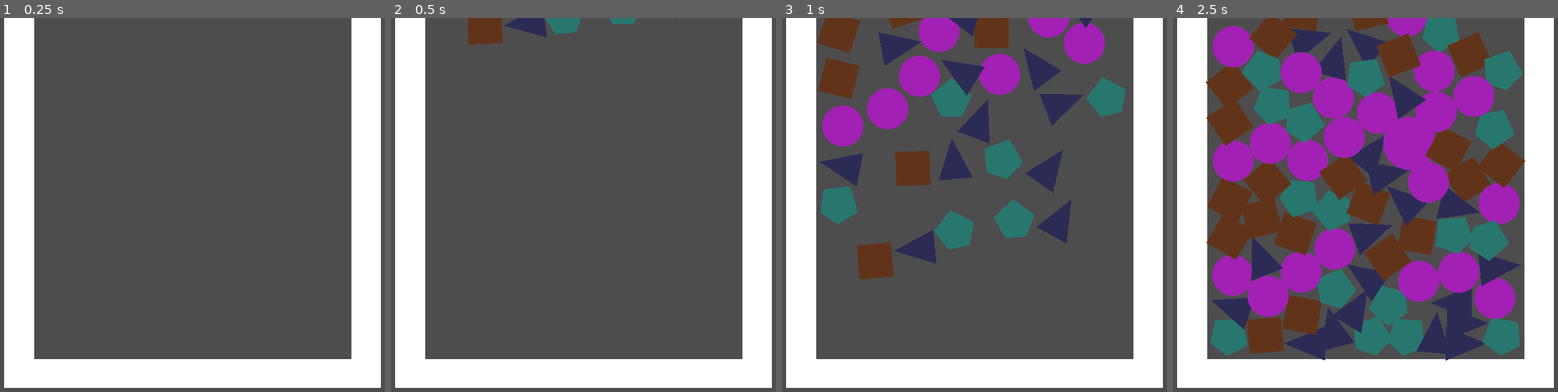
Above: before the commit, frames 1-4 (left to right).
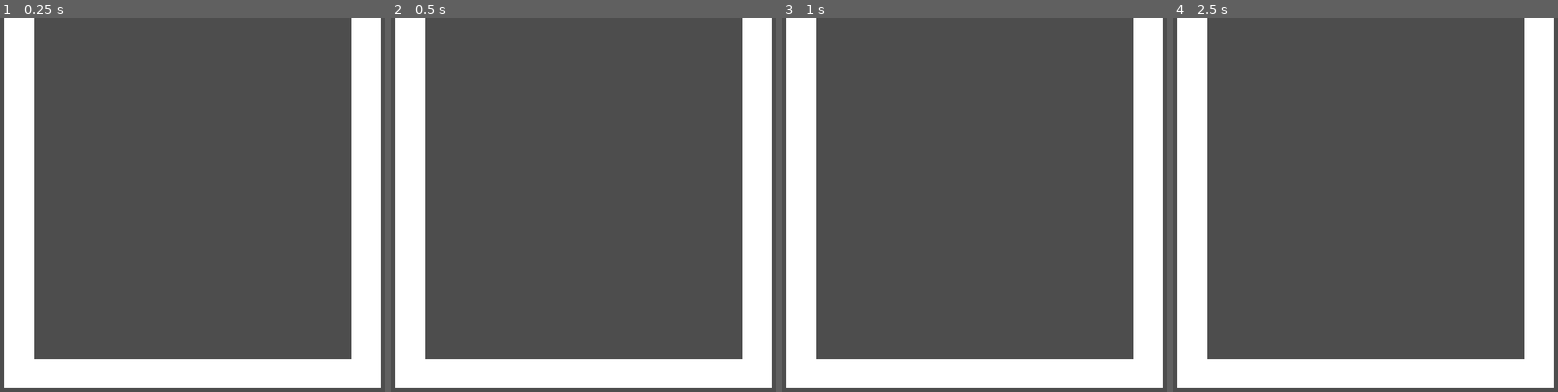
Above: after the commit, the same moments.

Repository: G-U-T-S/theana_jam
Game: Godot game, scene res://Scenes/main.tscn
The game is run twice, just before and just after one commit, with the same random seed, the same clock (stepped at 60 frames per second) and the same inputs.
Inputs (mouse positions are in pixels of both pictures, inside the frame that each line leads up to):
- Up to frame 1 (0.25 s): no input
- Up to frame 2 (0.5 s): no input
- Up to frame 3 (1 s): move the mouse to (1093, 201) at 0.52 s; press the mouse at (1093, 201) at 0.53 s
- Up to frame 4 (2.5 s): move the mouse to (1257, 242) at 1.27 s; release the mouse at (1257, 242) at 1.28 s; click (1257, 242) at 1.35 s; move the mouse to (1419, 133) at 2.02 s; press the mouse at (1419, 133) at 2.03 s

Frame 1 is identical in both runs. In frame 2, 1.4% of the frame differs, in the area x 15-75%, y 0-8%; in frame 3, 19%; in frame 4, 56%, in the area x 8-92%, y 0-92%.

Commit message:
atualização gráfica
adicionei novas texturas às shapes

Diff:
--- a/Scenes/circle_shape.tscn
+++ b/Scenes/circle_shape.tscn
@@ -1,24 +1,23 @@
 [gd_scene load_steps=4 format=3 uid="uid://dpr0xh6sbfkuh"]
 
 [ext_resource type="Script" path="res://Scripts/circle_shape.gd" id="1_0hsxx"]
-
-[sub_resource type="SphereMesh" id="SphereMesh_awgk8"]
-radius = 30.0
-height = 60.0
+[ext_resource type="Texture2D" uid="uid://dmmeser0eprlx" path="res://shape_atlas.svg" id="2_4xlrg"]
 
 [sub_resource type="CircleShape2D" id="CircleShape2D_4w11q"]
 radius = 30.0167
 
 [node name="circle_shape" type="RigidBody2D" node_paths=PackedStringArray("texture")]
-modulate = Color(0.6356, 0.128072, 0.704168, 1)
 collision_layer = 2
 collision_mask = 3
 script = ExtResource("1_0hsxx")
 type = "circle"
-texture = NodePath("mesh")
+texture = NodePath("sprite")
 
-[node name="mesh" type="MeshInstance2D" parent="."]
-mesh = SubResource("SphereMesh_awgk8")
+[node name="sprite" type="Sprite2D" parent="."]
+scale = Vector2(0.6, 0.6)
+texture = ExtResource("2_4xlrg")
+region_enabled = true
+region_rect = Rect2(25, 33, 101, 96)
 
 [node name="collision" type="CollisionShape2D" parent="."]
 shape = SubResource("CircleShape2D_4w11q")
--- a/Scenes/pentagon_shape.tscn
+++ b/Scenes/pentagon_shape.tscn
@@ -1,21 +1,24 @@
-[gd_scene load_steps=3 format=3 uid="uid://05g5im37gchh"]
+[gd_scene load_steps=4 format=3 uid="uid://05g5im37gchh"]
 
 [ext_resource type="Script" path="res://Scripts/pentagon_shape.gd" id="1_umoc4"]
+[ext_resource type="Texture2D" uid="uid://dmmeser0eprlx" path="res://shape_atlas.svg" id="2_aqroq"]
 
 [sub_resource type="CircleShape2D" id="CircleShape2D_2t8gb"]
 radius = 26.0
 
 [node name="pentagon_shape" type="RigidBody2D" node_paths=PackedStringArray("texture")]
-modulate = Color(0.158137, 0.466152, 0.431672, 1)
 collision_layer = 2
 collision_mask = 3
 script = ExtResource("1_umoc4")
 type = "pentagon"
-texture = NodePath("polygon")
+texture = NodePath("sprite")
 
-[node name="polygon" type="Polygon2D" parent="."]
+[node name="sprite" type="Sprite2D" parent="."]
 position = Vector2(0, -2)
-polygon = PackedVector2Array(0, -28, -30, -3, -15, 28, 16, 28, 30, -3)
+scale = Vector2(0.6, 0.6)
+texture = ExtResource("2_aqroq")
+region_enabled = true
+region_rect = Rect2(380, 31, 96, 92)
 
 [node name="CollisionPolygon2D" type="CollisionShape2D" parent="."]
 position = Vector2(0, 1)
--- a/Scenes/square_shape.tscn
+++ b/Scenes/square_shape.tscn
@@ -1,23 +1,23 @@
 [gd_scene load_steps=4 format=3 uid="uid://bbu8qewk1hprq"]
 
 [ext_resource type="Script" path="res://Scripts/square.gd" id="1_vcdq5"]
-
-[sub_resource type="QuadMesh" id="QuadMesh_sxf76"]
-size = Vector2(50, 50)
+[ext_resource type="Texture2D" uid="uid://dmmeser0eprlx" path="res://shape_atlas.svg" id="2_0alla"]
 
 [sub_resource type="CircleShape2D" id="CircleShape2D_a0cnj"]
 radius = 27.0185
 
 [node name="square_shape" type="RigidBody2D" node_paths=PackedStringArray("texture")]
-modulate = Color(0.382046, 0.202682, 0.102359, 1)
 collision_layer = 2
 collision_mask = 3
 script = ExtResource("1_vcdq5")
 type = "square"
-texture = NodePath("mesh")
+texture = NodePath("sprite")
 
-[node name="mesh" type="MeshInstance2D" parent="."]
-mesh = SubResource("QuadMesh_sxf76")
+[node name="sprite" type="Sprite2D" parent="."]
+scale = Vector2(0.6, 0.6)
+texture = ExtResource("2_0alla")
+region_enabled = true
+region_rect = Rect2(262, 42, 80, 83)
 
 [node name="collision" type="CollisionShape2D" parent="."]
 shape = SubResource("CircleShape2D_a0cnj")
--- a/Scenes/triangle_shape.tscn
+++ b/Scenes/triangle_shape.tscn
@@ -1,27 +1,26 @@
 [gd_scene load_steps=4 format=3 uid="uid://b8d8dhv6pw8ul"]
 
 [ext_resource type="Script" path="res://Scripts/triangle_shape.gd" id="1_1lgki"]
-
-[sub_resource type="PrismMesh" id="PrismMesh_48cqo"]
-size = Vector3(50, 60, 1)
+[ext_resource type="Texture2D" uid="uid://dmmeser0eprlx" path="res://shape_atlas.svg" id="2_vmlm2"]
 
 [sub_resource type="CapsuleShape2D" id="CapsuleShape2D_vuypl"]
-radius = 15.0
-height = 60.0
+radius = 18.0
+height = 50.0
 
 [node name="triangle_shape" type="RigidBody2D" node_paths=PackedStringArray("texture")]
 collision_layer = 2
 collision_mask = 3
 script = ExtResource("1_1lgki")
 type = "triangle"
-texture = NodePath("mesh")
+texture = NodePath("sprite")
 
-[node name="mesh" type="MeshInstance2D" parent="."]
-modulate = Color(0.172648, 0.169612, 0.3356, 1)
-position = Vector2(0, -3.5)
-rotation = 3.14159
-mesh = SubResource("PrismMesh_48cqo")
+[node name="sprite" type="Sprite2D" parent="."]
+position = Vector2(0, -7)
+scale = Vector2(0.6, 0.6)
+texture = ExtResource("2_vmlm2")
+region_enabled = true
+region_rect = Rect2(147, 36, 88, 90)
 
 [node name="CollisionPolygon2D" type="CollisionShape2D" parent="."]
-position = Vector2(0, -2)
+position = Vector2(0, -1)
 shape = SubResource("CapsuleShape2D_vuypl")
